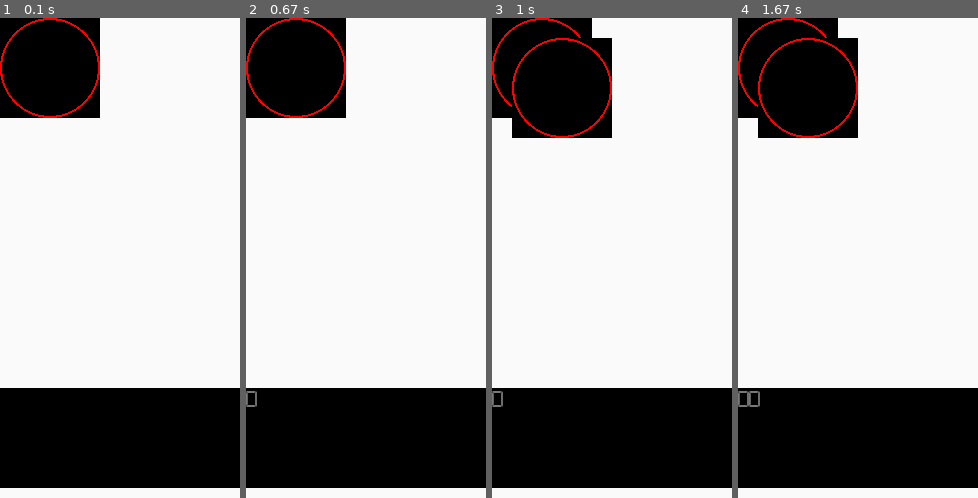
Above: before the commit, frames 1-4 (left to right).
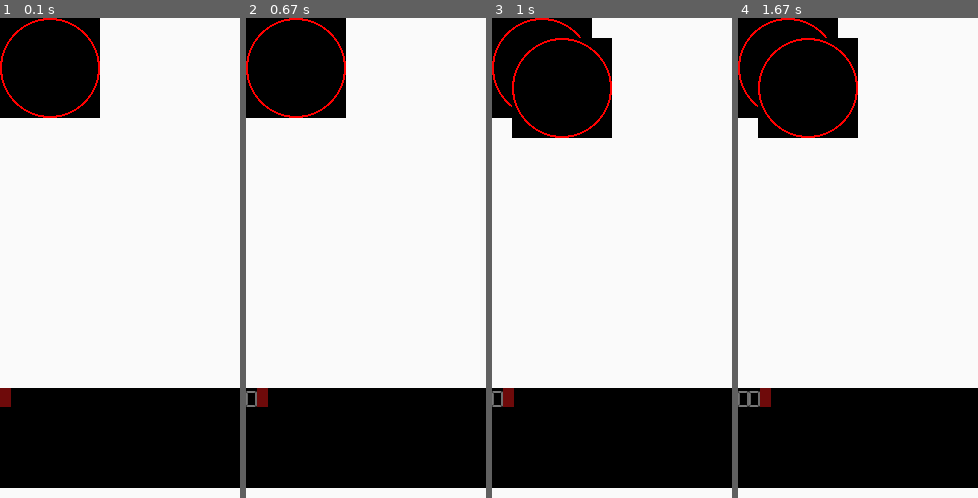
Above: after the commit, the same moments.

Repository: caramellaio/PygameExperiments
Game: pygame game, started from test.py
Two runs of this game, one before a commit and one after it. Both use one fixed random seed, a clock stepped at 60 frames per second and the inputs below.
Inputs (mouse positions are in pixels of both pictures, inside the frame that each line leads up to):
- Up to frame 1 (0.1 s): no input
- Up to frame 2 (0.67 s): tap Enter at 0.33 s
- Up to frame 3 (1 s): click (542, 66) at 0.72 s
- Up to frame 4 (1.67 s): tap Enter at 1 s

The runs differ from the first frame. In frame 1, 0.2% of the frame differs, in the area x 0-5%, y 77-82%; in frame 2, 0.2%; in frame 3, 0.2%; in frame 4, 0.2%.

Commit message:
ADDED basic draw cursor feature

Diff:
--- a/bar.py
+++ b/bar.py
@@ -23,12 +23,19 @@
         if text == None: text = self.text
         if cursor_pos == None: cursor_pos = len(text)
         if(self.active):
-            # draw a rectangle as a cursot here
-            pygame.draw.rect(self.image,(10,10,10),(0,10,10,10))
             self.write_text(text)
+            self._draw_cursor(cursor_pos,(110,10,10))
         else:
             self.image.fill((0,0,0))
         self.parent_surf.blit(self.image,(self.x,self.y))
+
+    def _draw_cursor(self,cursor_pos,cursor_color):
+        char_sz = self.font.render("a",1,(2,2,2)).get_size()
+        start_x = char_sz[0]*cursor_pos
+        start_y = 0 # could be wrong...
+        size_x = char_sz[0]#start_x + char_sz[0]
+        size_y = char_sz[1]
+        pygame.draw.rect(self.image,cursor_color,(start_x,start_y,size_x,size_y))
 
     def append_text(self, text):
         self.write_text(self.text+text if not self._max_size > len(self.text+text)  else text)
